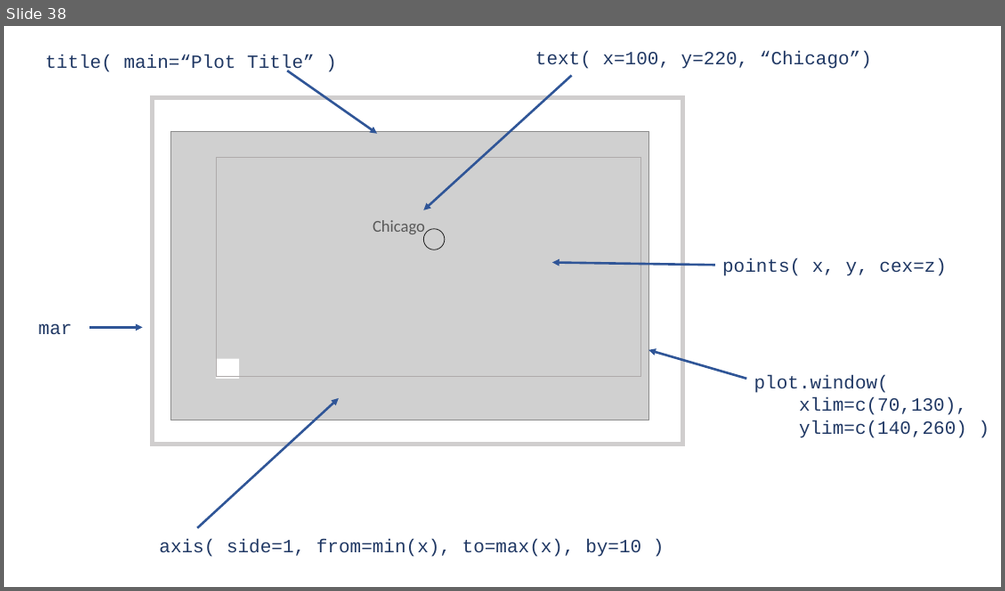
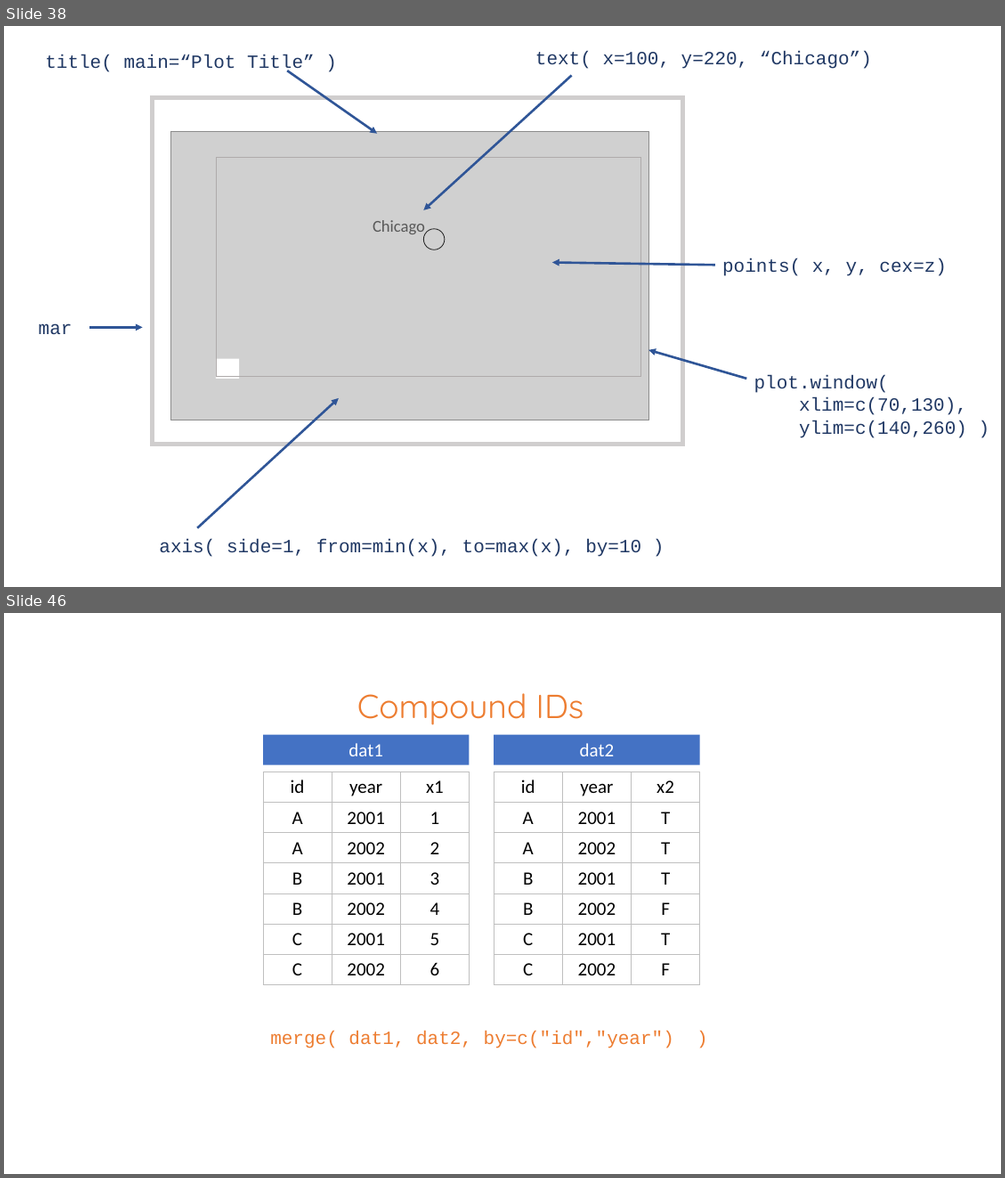
Before and after one commit to DS4PS/Data-Science-Class, a slide deck: TEXTBOOK/figures/figures.pptx. Shown one above the other, each under a label of ours: slide 38 before the commit, slides 38 and 46 after it; the slides between them are not shown. The pictures are 1005x591 and 1005x1178 pixels, drawn with LibreOffice and Linux fonts; fonts in the diff are those of the drawing; grey boxes stand for pictures. Boxes give left, top, right and bottom in pixels: in the first picture for what was removed or moved away, otherwise in the second. Text is boxed around its words. In the diff, an @@ line names an element or a change of style, - is before the commit and + after.

```diff
--- a/TEXTBOOK/figures/figures.pptx
+++ b/TEXTBOOK/figures/figures.pptx
@@ slide 46 added at [4, 613, 1001, 1174], background #FFFFFF @@
@@ text added at [357, 693, 584, 725], 32 pt, text #ED7D31 @@
+Compound IDs
@@ rectangle added at [263, 735, 469, 765], fill #4472C4, 18 pt, text #FFFFFF @@
+dat1
@@ rectangle added at [494, 735, 700, 765], fill #4472C4, 18 pt, text #FFFFFF @@
+dat2
@@ table added at [263, 772, 469, 985], 7 rows, 3 columns @@
+id | year | x1
+A | 2001 | 1
+A | 2002 | 2
+B | 2001 | 3
+B | 2002 | 4
+C | 2001 | 5
+C | 2002 | 6
@@ table added at [494, 772, 700, 985], 7 rows, 3 columns @@
+id | year | x2
+A | 2001 | T
+A | 2002 | T
+B | 2001 | T
+B | 2002 | F
+C | 2001 | T
+C | 2002 | F
@@ text added at [270, 1030, 674, 1048], 18 pt, text #ED7D31 @@
+merge( dat1, dat2, by=c("id","year") )
```
Also in this commit, not shown: 7 other slides added, 20 other files.
